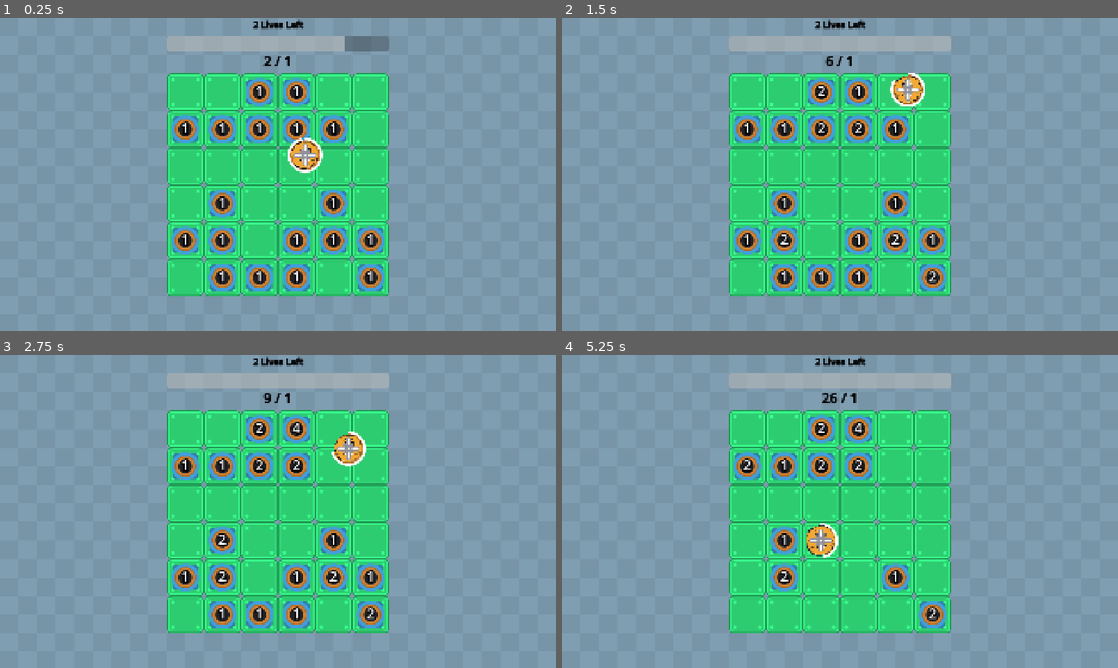
Above: before the commit, frames 1-4 (two rows, left to right).
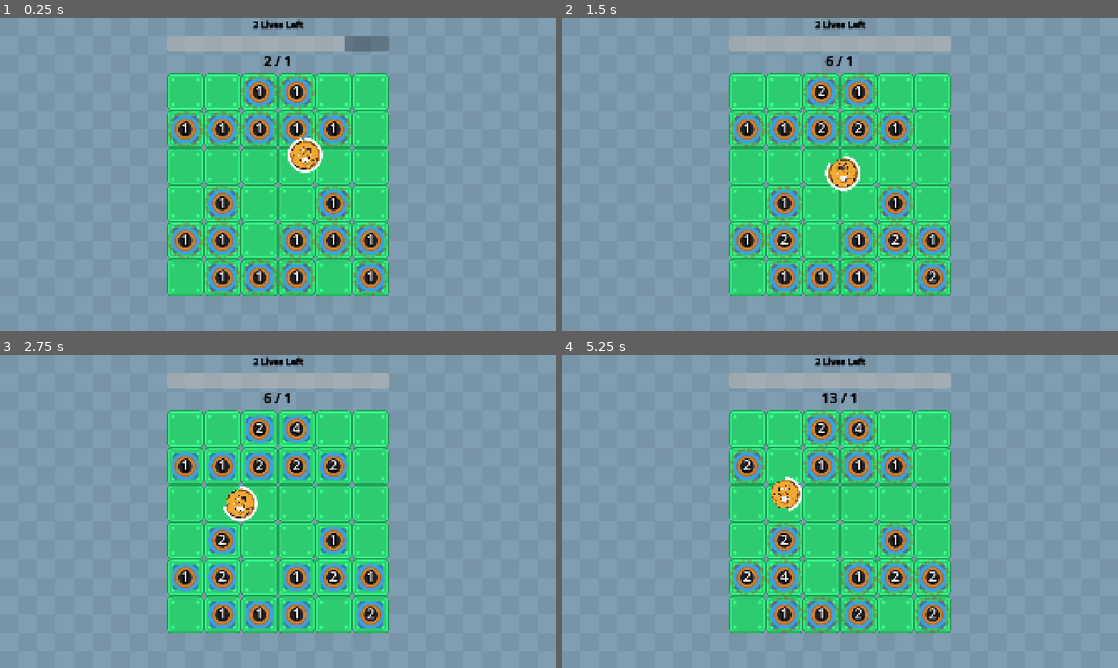
Above: after the commit, the same moments.

Repository: wanamelon/prototype_monorepo
Game: Godot game, scene res://source/bounce_main.tscn
Same seed, same stepped clock (60 frames per second), same inputs: the game is played once before the commit and once after it. Sound files missing from this copy of the repository are replaced by a short silence.
Inputs:
- Up to frame 1 (0.25 s): no input
- Up to frame 2 (1.5 s): no input
- Up to frame 3 (2.75 s): no input
- Up to frame 4 (5.25 s): no input

The runs differ from the first frame. In frame 1, 2.2% of the frame differs, in the area x 30-70%, y 18-89%; in frame 2, 3.1%; in frame 3, 1.4%; in frame 4, 6.7%, in the area x 30-70%, y 12-89%.

Commit message:
bounce everything body visuals

Diff:
--- a/roller/source/item/bounce_off_everything.gd
+++ b/roller/source/item/bounce_off_everything.gd
@@ -1,11 +1,12 @@
 class_name BounceOffEverything extends ItemSystem.Item
 
+const BOUNCE_BODY_SCENE: PackedScene = preload("res://source/item/bounce_off_everything_body.tscn")
 const BOUNCE_STATIC_BODY_NAME := "BounceOffEverythingBody"
 
 var _bounce_off_everything_duration: float = 0.0
 
 func activate(state: MatchState):
-	if state.tick % 60 == 0 and Utils.RNG.randf() < 0.1 and _bounce_off_everything_duration <= 0:
+	if state.tick % 60 == 0 and Utils.RNG.randf() < 1.1 and _bounce_off_everything_duration <= 0:
 		_bounce_off_everything_duration = 2.5
 	if _bounce_off_everything_duration > 0:
 		for item in state.items:
@@ -13,22 +14,12 @@
 			if (item is Crop
 					and not item.has_node(BOUNCE_STATIC_BODY_NAME)
 					and not _would_overlap_existing_body(item.global_transform)):
-				item.add_child(_create_bounce_body())
+				item.add_child(BOUNCE_BODY_SCENE.instantiate())
 	else:
 		for item in state.items:
 			if item is Crop and item.has_node(BOUNCE_STATIC_BODY_NAME):
 				item.remove_child(item.get_node(BOUNCE_STATIC_BODY_NAME))
 	_bounce_off_everything_duration -= state.delta
-
-func _create_bounce_body() -> StaticBody2D:
-	var bounce_body = StaticBody2D.new()
-	var collision_shape = CollisionShape2D.new()
-	var collider_circle := CircleShape2D.new()
-	collider_circle.radius = 45
-	collision_shape.shape = collider_circle
-	bounce_body.add_child(collision_shape)
-	bounce_body.name = BOUNCE_STATIC_BODY_NAME
-	return bounce_body
 
 func _would_overlap_existing_body(new_body_global_transform: Transform2D):
 	var collider_circle := CircleShape2D.new()
--- /dev/null
+++ b/roller/source/item/bounce_off_everything_body.gd
@@ -0,0 +1,4 @@
+extends StaticBody2D
+
+func _process(delta):
+	$Outline.rotation_degrees += 0.5
--- /dev/null
+++ b/roller/source/item/bounce_off_everything_body.tscn
@@ -0,0 +1,18 @@
+[gd_scene load_steps=4 format=3 uid="uid://yqpdxmfe2cjs"]
+
+[ext_resource type="Texture2D" uid="uid://cmvt10slodjoe" path="res://assets/dotted_circle.png" id="1_01r23"]
+[ext_resource type="Script" uid="uid://cf2r685kvmv5t" path="res://source/item/bounce_off_everything_body.gd" id="1_geavp"]
+
+[sub_resource type="CircleShape2D" id="CircleShape2D_geavp"]
+radius = 45.0
+
+[node name="BounceOffEverythingBody" type="StaticBody2D"]
+script = ExtResource("1_geavp")
+
+[node name="CollisionShape2D" type="CollisionShape2D" parent="."]
+shape = SubResource("CircleShape2D_geavp")
+
+[node name="Outline" type="Sprite2D" parent="."]
+modulate = Color(0.99, 0, 0, 0.27058825)
+scale = Vector2(0.95, 0.95)
+texture = ExtResource("1_01r23")
--- a/roller/source/item/roller.gd
+++ b/roller/source/item/roller.gd
@@ -13,8 +13,9 @@
 [X] spawn the ball in a sane place
 [X] decide how to wire item destroyed event
 [X] speed buff on kill
-[ ] add grow on kill
-[ ] bouncing mode sprite
+[X] add grow on kill
+[X] bouncing mode sprite
+[ ] stamina as status effect?
 [ ] spawn bounce pillar
 [ ] more damage item?
 """
--- a/roller/source/item/roller.tscn
+++ b/roller/source/item/roller.tscn
@@ -1,9 +1,8 @@
-[gd_scene load_steps=13 format=3 uid="uid://bxtcvhm6hhujx"]
+[gd_scene load_steps=12 format=3 uid="uid://bxtcvhm6hhujx"]
 
 [ext_resource type="Script" uid="uid://bkagi0loig0n2" path="res://source/item/roller.gd" id="1_2o2xb"]
 [ext_resource type="Texture2D" uid="uid://crkxiobtsaim" path="res://assets/rolling_ball/hole_large_end.png" id="2_id712"]
 [ext_resource type="Texture2D" uid="uid://d4fypba2jshml" path="res://assets/smiling_coin_0.png" id="3_q2tw8"]
-[ext_resource type="Texture2D" uid="uid://cwbxgh1pydykp" path="res://assets/rolling_ball/particle_3.png" id="4_hfrql"]
 [ext_resource type="AudioStream" uid="uid://css8sm1fubtar" path="res://assets/audio/impactSoft_heavy_000.ogg" id="5_h55r4"]
 [ext_resource type="AudioStream" uid="uid://wwwnmvva1qka" path="res://assets/audio/impactSoft_heavy_001.ogg" id="6_hfsey"]
 [ext_resource type="AudioStream" uid="uid://bsvxnotkbfkop" path="res://assets/audio/impactSoft_heavy_002.ogg" id="7_mkiq6"]
@@ -53,10 +52,6 @@
 scale = Vector2(0.75, 0.75)
 texture = ExtResource("3_q2tw8")
 
-[node name="BouncingModeSprite" type="Sprite2D" parent="."]
-scale = Vector2(2, 2)
-texture = ExtResource("4_hfrql")
-
 [node name="BounceAudioPlayer" type="AudioStreamPlayer2D" parent="."]
 stream = SubResource("AudioStreamRandomizer_55t47")
 volume_db = 10.0
Binary file added: roller/assets/dotted_circle.png
Not shown, added: roller/source/item/bounce_off_everything_body.gd.uid
